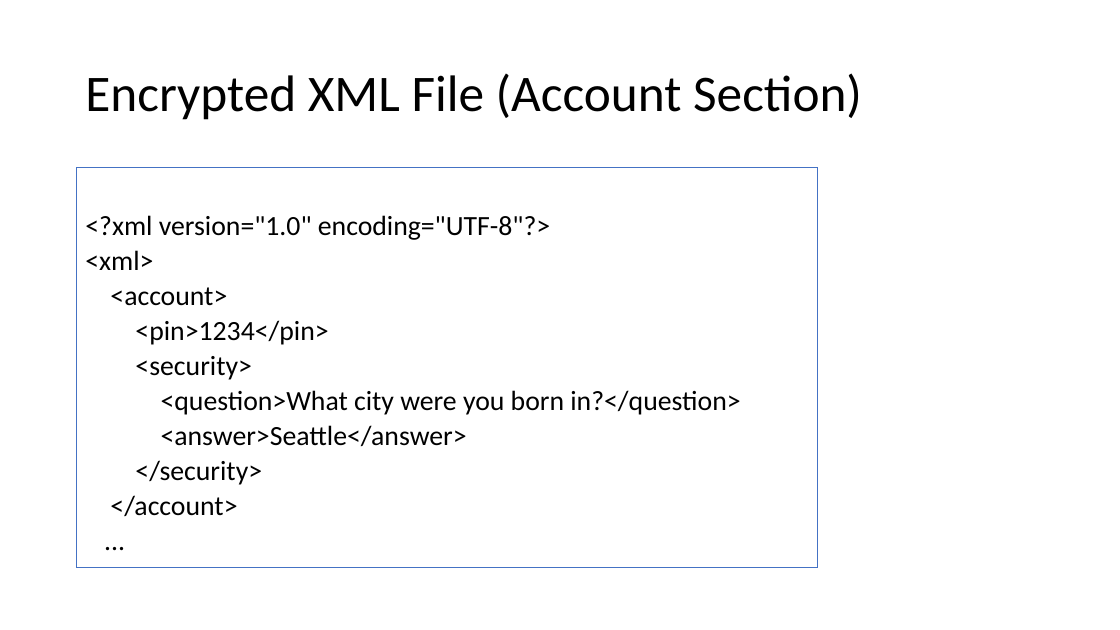
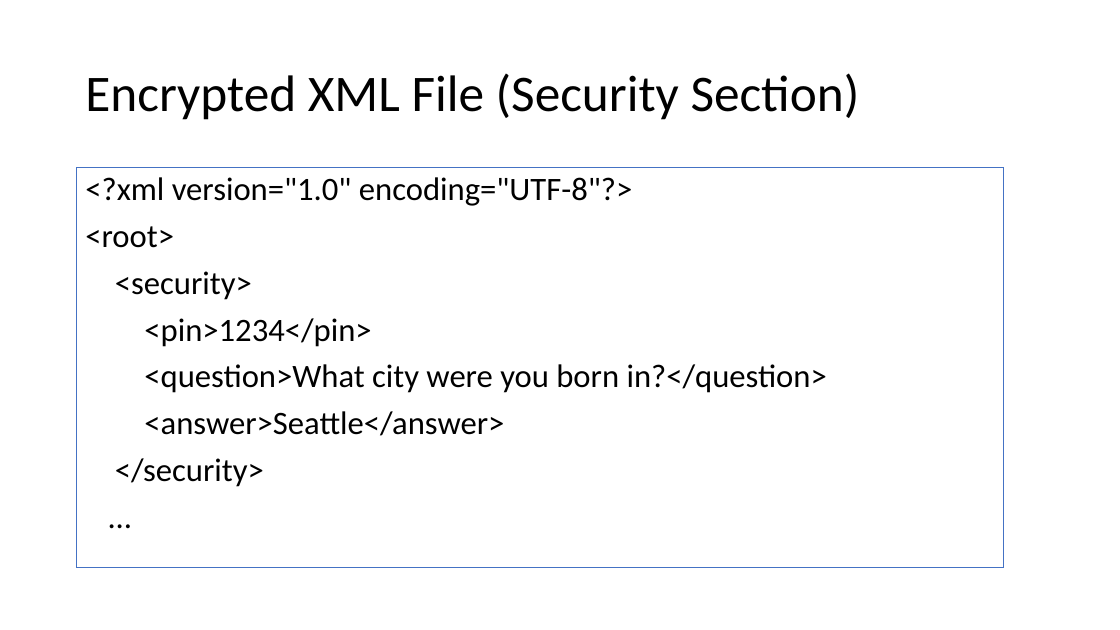
Before and after one commit to thedavidang/CSC4151, a slide deck: slide 9 of Design/Second Progress Report Presentation.pptx. Drawn at 1120x630 pixels with LibreOffice and Linux fonts; fonts in the diff are those of the drawing. Boxes give left, top, right and bottom in pixels: in the first picture for what was removed or moved away, otherwise in the second. Text is boxed around its words. In the diff, an @@ line names an element or a change of style, - is before the commit and + after.

```diff
--- a/Design/Second Progress Report Presentation.pptx
+++ b/Design/Second Progress Report Presentation.pptx
@@ title at [85, 73, 860, 120]: text changed @@
-Encrypted XML File (Account Section)
+Encrypted XML File (Security Section)
@@ text "<?xml version="1.0" encoding="UTF-8"?>": place and size @@
-text "<?xml version="1.0" encoding="UTF-8"?>" at [77, 168, 818, 568]
+text "<?xml version="1.0" encoding="UTF-8"?>" at [77, 168, 1004, 568]
@@ text at [85, 177, 827, 487]: size 23.8 to 28 pt in "<?xml version="1.0" encoding="UTF-8"?>", "<pin>1234</pin>", "<question>What city were you born in?</question>", "<answer>Seattle</answer>" and 2 more places; line spacing 0.7 to 0.9 @@
@@ text at [85, 226, 252, 300]: text changed; size 23.8 to 28 pt @@
-<xml>
-<account>
+<root>
+<security>
@@ text at [135, 356, 251, 380]: paragraph removed @@
-<security>
@@ text at [110, 495, 237, 516]: paragraph removed @@
-</account>
```
Also in this commit, not shown: 6 other slides changed, 47 other files.
